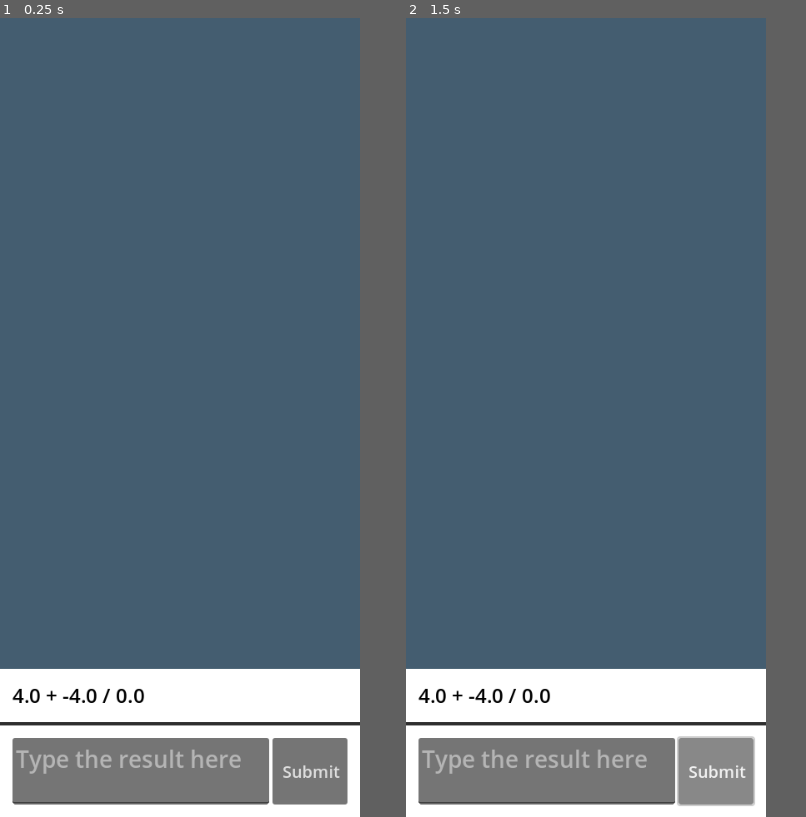
Above: before the commit, frames 1-2 (left to right).
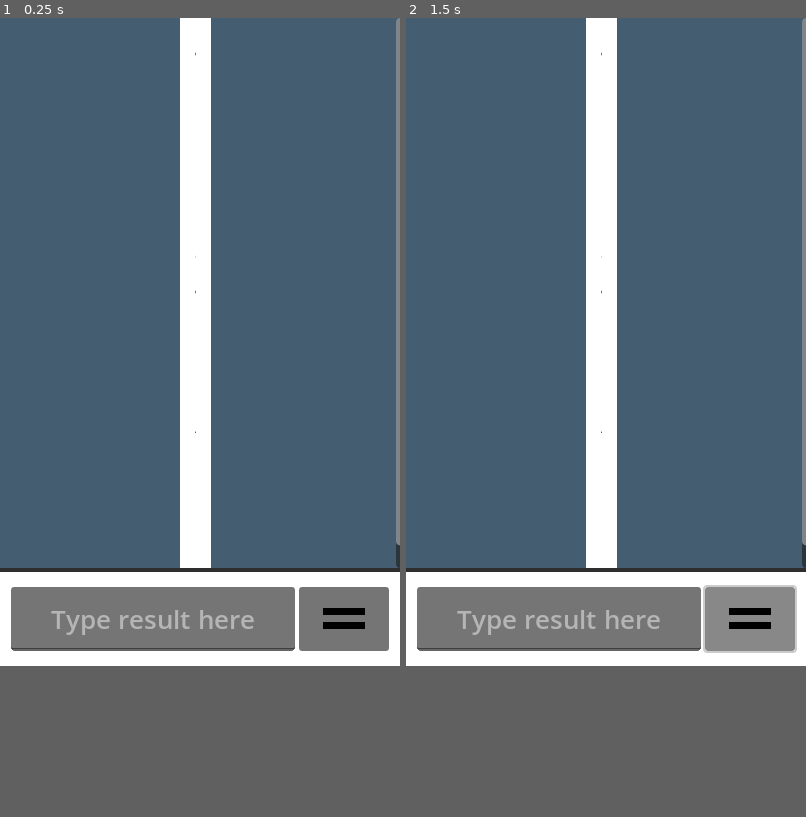
Above: after the commit, the same moments.

Repository: yDewolf/MathDungeons
Game: Godot game, scene res://core/scenes/MathTest.tscn
Two runs of this game, one before a commit and one after it. Both use one fixed random seed, a clock stepped at 60 frames per second and the inputs below.
Inputs (mouse positions are in pixels of both pictures, inside the frame that each line leads up to; where the layout moved, square brackets give the same spot in the first picture):
- Up to frame 1 (0.25 s): no input
- Up to frame 2 (1.5 s): click (714, 761) [718, 769] at 0.5 s; click (714, 761) [718, 769] at 1.25 s
In our replay, the window is 360x799 before the commit and 400x648 after it. These sizes can differ from the game's own. Grey fills any space a smaller window leaves; there, only what the larger window draws over its background counts as a difference.

The runs differ from the first frame. In frame 1, 26% of the frame differs, in the area x 0-100%, y 0-99%; in frame 2, 26%.

Commit message:
Use line edit instead of text edit

Diff:
--- a/core/components/Math/Equations/ExpressionHandler.gd
+++ b/core/components/Math/Equations/ExpressionHandler.gd
@@ -10,7 +10,7 @@
 var target_result: AlgebraVariable
 
 @export var warn_label: RichTextLabel
-@export var input_text: TextEdit
+@export var input_text: LineEdit
 @export var submit_button: Button
 @export var input_result: float
 
@@ -18,7 +18,8 @@
 @export var expression_holder_scene: PackedScene
 
 func _ready() -> void:
-	submit_button.pressed.connect(check_result)
+	input_text.text_submitted.connect(check_result)
+	submit_button.pressed.connect(submit_result)
 	generateNewExpression()
 
 func generateNewExpression() -> void:
@@ -36,18 +37,23 @@
 	expression_view.show_expression(string)
 	print(self.target_result.get_value())
 
+func submit_result() -> void:
+	self.check_result(input_text.text)
 
-func check_result() -> void:
-	if input_text.text == "":
+func check_result(text: String) -> void:
+	if text == "":
 		return
 
-	var inputted = input_text.text
+	var inputted = text
 
 	var rounded_result: float = snapped(target_result.get_value(), precision)
 	var value: float = snapped(inputted.to_float(), precision)
 	warn_label.visible = true
 	var timer = get_tree().create_timer(1.2)
 	timer.timeout.connect(hide_warn_label)
+
+	if inputted.to_lower() == "inf":
+		rounded_result = INF
 
 	if rounded_result == value:
 		expression_view.text += " = [color=purple]" + str(value)
--- a/core/components/MathProblem/ui/MathExpressionHolder.tscn
+++ b/core/components/MathProblem/ui/MathExpressionHolder.tscn
@@ -10,8 +10,11 @@
 [node name="PanelContainer" type="PanelContainer" node_paths=PackedStringArray("expression_view")]
 anchors_preset = 10
 anchor_right = 1.0
+offset_right = -369.0
 offset_bottom = 64.0
 grow_horizontal = 2
+size_flags_horizontal = 4
+size_flags_vertical = 4
 theme_override_styles/panel = SubResource("StyleBoxFlat_npv4y")
 script = ExtResource("1_o80dg")
 expression_view = NodePath("MarginContainer/MathExpressionView")
--- a/core/scenes/MathTest.tscn
+++ b/core/scenes/MathTest.tscn
@@ -5,14 +5,13 @@
 [ext_resource type="Script" uid="uid://cpnnadgp3ccya" path="res://core/components/Math/RandomEquationGen.gd" id="2_0d0ds"]
 [ext_resource type="Theme" uid="uid://duopp3v3dn4fb" path="res://assets/themes/MainTheme.tres" id="4_5i87k"]
 [ext_resource type="PackedScene" uid="uid://cnvfl67tvkvm5" path="res://core/components/MathProblem/ui/MathExpressionHolder.tscn" id="4_h0gn3"]
+[ext_resource type="Texture2D" uid="uid://cj4dcnbivw45v" path="res://assets/textures/equals.png" id="5_radsl"]
 
 [sub_resource type="StyleBoxFlat" id="StyleBoxFlat_5i87k"]
 bg_color = Color(0.266665, 0.365565, 0.438179, 1)
 
 [sub_resource type="StyleBoxFlat" id="StyleBoxFlat_npv4y"]
 bg_color = Color(1, 1, 1, 1)
-
-[sub_resource type="ViewportTexture" id="ViewportTexture_5i87k"]
 
 [node name="MathTest" type="Node"]
 
@@ -21,7 +20,7 @@
 random_gen = NodePath("../RandomEquationGen")
 expression_vbox = NodePath("../UI/PanelContainer/VBoxContainer/ScrollContainer/ExpressionVBox")
 warn_label = NodePath("../UI/PanelContainer/Warning")
-input_text = NodePath("../UI/PanelContainer/VBoxContainer/PanelContainer2/MarginContainer/ResultSubmitter/TextEdit")
+input_text = NodePath("../UI/PanelContainer/VBoxContainer/PanelContainer2/MarginContainer/ResultSubmitter/LineEdit")
 submit_button = NodePath("../UI/PanelContainer/VBoxContainer/PanelContainer2/MarginContainer/ResultSubmitter/Button")
 expression_holder_scene = ExtResource("4_h0gn3")
 
@@ -49,6 +48,7 @@
 anchor_bottom = 1.0
 grow_horizontal = 2
 grow_vertical = 2
+metadata/_edit_use_anchors_ = true
 
 [node name="VBoxContainer" type="VBoxContainer" parent="UI/PanelContainer"]
 layout_mode = 2
@@ -70,6 +70,7 @@
 
 [node name="PanelContainer2" type="PanelContainer" parent="UI/PanelContainer/VBoxContainer"]
 layout_mode = 2
+size_flags_vertical = 8
 theme_override_styles/panel = SubResource("StyleBoxFlat_npv4y")
 
 [node name="MarginContainer" type="MarginContainer" parent="UI/PanelContainer/VBoxContainer/PanelContainer2"]
@@ -82,19 +83,22 @@
 [node name="ResultSubmitter" type="HBoxContainer" parent="UI/PanelContainer/VBoxContainer/PanelContainer2/MarginContainer"]
 layout_mode = 2
 
-[node name="TextEdit" type="TextEdit" parent="UI/PanelContainer/VBoxContainer/PanelContainer2/MarginContainer/ResultSubmitter"]
-custom_minimum_size = Vector2(0, 80)
+[node name="LineEdit" type="LineEdit" parent="UI/PanelContainer/VBoxContainer/PanelContainer2/MarginContainer/ResultSubmitter"]
+custom_minimum_size = Vector2(0, 64)
 layout_mode = 2
 size_flags_horizontal = 3
-theme_override_font_sizes/font_size = 28
-placeholder_text = "Type the result here"
+theme_override_font_sizes/font_size = 26
+placeholder_text = "Type result here"
+alignment = 1
+keep_editing_on_text_submit = true
 
 [node name="Button" type="Button" parent="UI/PanelContainer/VBoxContainer/PanelContainer2/MarginContainer/ResultSubmitter"]
+texture_filter = 1
 custom_minimum_size = Vector2(90, 0)
 layout_mode = 2
-theme_override_font_sizes/font_size = 20
-text = "Submit"
-icon = SubResource("ViewportTexture_5i87k")
+icon = ExtResource("5_radsl")
+icon_alignment = 1
+expand_icon = true
 
 [node name="Warning" parent="UI/PanelContainer" instance=ExtResource("1_npv4y")]
 visible = false
--- a/project.godot
+++ b/project.godot
@@ -17,8 +17,7 @@
 
 [display]
 
-window/size/viewport_width=432
-window/size/viewport_height=960
+window/size/viewport_width=400
 window/stretch/mode="viewport"
 window/stretch/aspect="expand"
 window/handheld/orientation=1
Binary file added: assets/textures/equals.png
Not shown, added: assets/textures/equals.png.import
